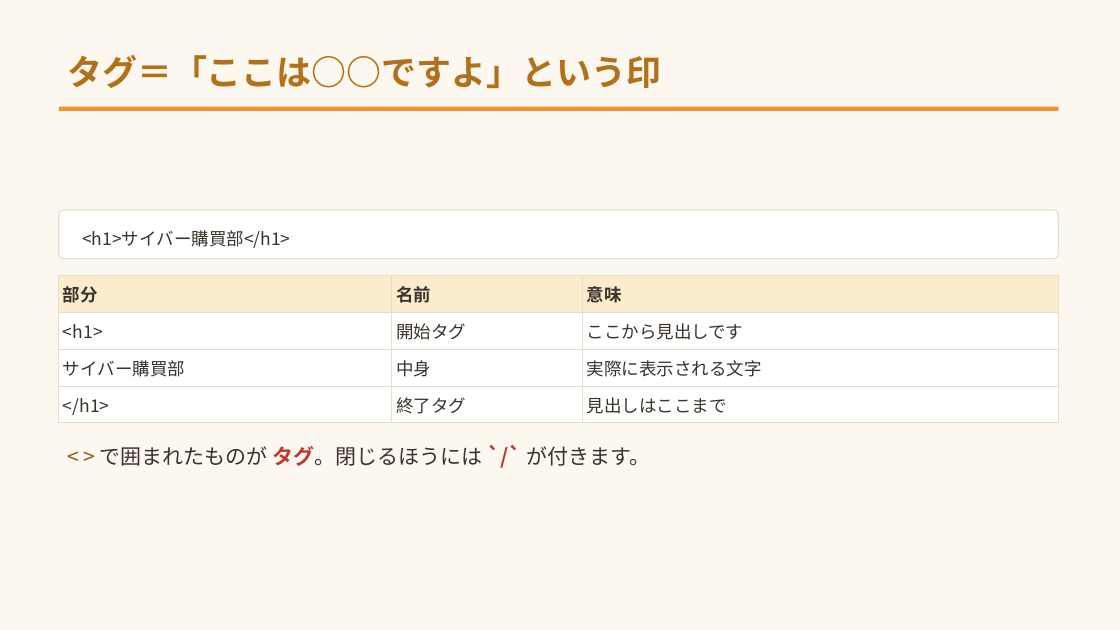
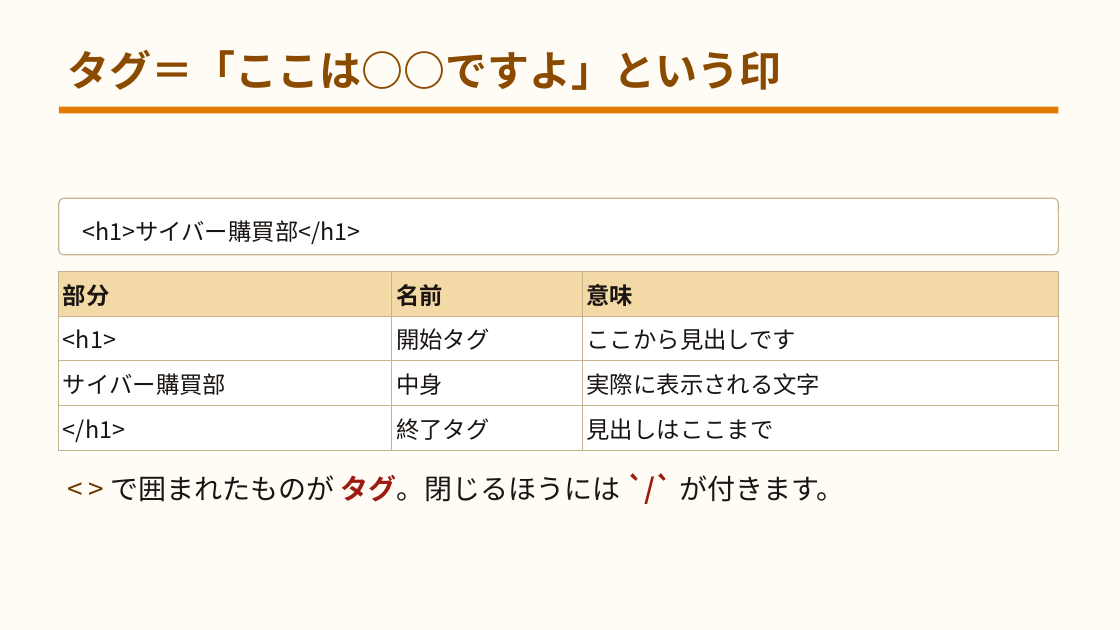
Before and after one commit to yuracode/isshop, a slide deck: slide 9 of docs/slides.pptx. Drawn at 1120x630 pixels with LibreOffice and Linux fonts; fonts in the diff are those of the drawing. Boxes give left, top, right and bottom in pixels: in the first picture for what was removed or moved away, otherwise in the second. Text is boxed around its words. In the diff, an @@ line names an element or a change of style, - is before the commit and + after.

```diff
--- a/docs/slides.pptx
+++ b/docs/slides.pptx
@@ background #FDF8EF to #FFFCF6 @@
@@ text "タグ＝「ここは○○ですよ」という印" at (67,50,781,90): size 30 to 36 pt, text colour #B3701A to #8A4A00 @@
@@ rectangle at (59,107,1059,113): fill #F0932B to #E07B00 @@
@@ rounded rectangle: place and size @@
-rounded rectangle at (59,210,1059,259)
+rounded rectangle at (59,198,1059,255)
@@ rounded rectangle at (59,198,1059,255): outline #E8DDC8 1 pt to #C7B48E 1 pt; proportions changed @@
@@ text "<h1>サイバー購買部</h1>": place and size @@
-text "<h1>サイバー購買部</h1>" at (82,230,290,248)
+text "<h1>サイバー購買部</h1>" at (82,220,361,244)
@@ text "<h1>サイバー購買部</h1>" at (82,220,361,244): size 15 to 20 pt, text colour #3A332B to #1A1512 @@
@@ table at (59,271,1060,446) @@
@@ fill #FBECCD to #F2D9A6 in row 1 @@
@@ size 15 to 20 pt, text colour #3A332B to #1A1512 @@
@@ borders changed @@
@@ table: place and size @@
-table at (59,276,1060,419)
+table at (59,271,1060,446)
@@ text "< > で囲まれたものが タグ。閉じるほうには `/` ...": place and size @@
-text "< > で囲まれたものが タグ。閉じるほうには `/` ..." at (100,446,650,466)
+text "< > で囲まれたものが タグ。閉じるほうには `/` ..." at (111,475,844,502)
@@ text "< > で囲まれたものが タグ。閉じるほうには `/` ..." at (111,475,844,502): size 18 to 24 pt; text colour #8A5A10 to #6B3A00 in "< >"; text colour #3A332B to #1A1512 in "で囲まれたものが タグ。閉じるほうには が付きます。"; text colour #C0392B to #9E1B12 in "タグ。閉じるほうには `/`" @@
```
Also in this commit, not shown: 51 other slides changed, 3 other files.
